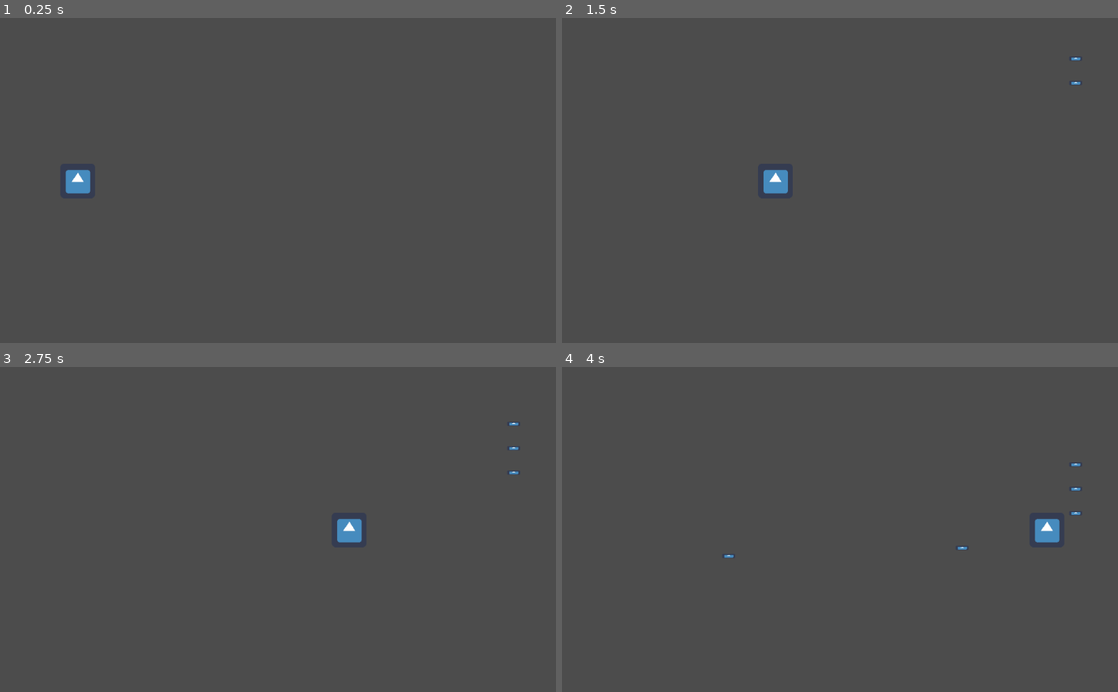
Above: before the commit, frames 1-4 (two rows, left to right).
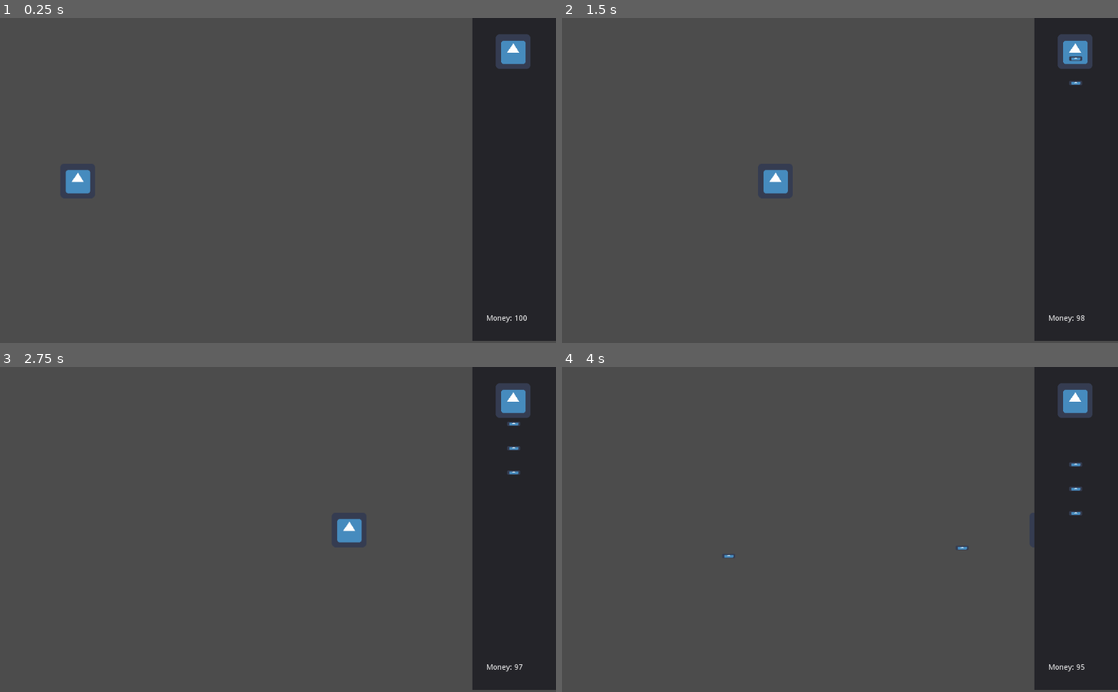
Above: after the commit, the same moments.

Repository: Struckdown/oohgamejam2020
Game: Godot game, scene res://Scenes/World.tscn
Two runs of this game, one before a commit and one after it. Both use one fixed random seed, a clock stepped at 60 frames per second and the inputs below. The engine's default icon, where the game draws it, is replaced by a stand-in: a white triangle on a blue panel in a dark square.
Inputs (mouse positions are in pixels of both pictures, inside the frame that each line leads up to):
- Up to frame 1 (0.25 s): no input
- Up to frame 2 (1.5 s): click (1073, 50) at 0.52 s; click (1073, 50) at 1.27 s
- Up to frame 3 (2.75 s): click (511, 399) at 2.02 s
- Up to frame 4 (4 s): move the mouse to (962, 513) at 2.77 s; click (962, 513) at 2.92 s; move the mouse to (728, 545) at 3.52 s; click (728, 545) at 3.67 s

The runs differ from the first frame. In frame 1, 15% of the frame differs, in the area x 85-100%, y 0-100%; in frame 2, 15%; in frame 3, 14%; in frame 4, 14%.

Commit message:
Added preliminary UI

Diff:
--- /dev/null
+++ b/src/Scenes/StoreUI.tscn
@@ -0,0 +1,52 @@
+[gd_scene load_steps=4 format=2]
+
+[ext_resource path="res://icon.png" type="Texture" id=1]
+[ext_resource path="res://Scripts/StoreUI.gd" type="Script" id=2]
+
+[sub_resource type="ImageTexture" id=1]
+
+[node name="StoreUI" type="Control"]
+anchor_right = 1.0
+anchor_bottom = 1.0
+script = ExtResource( 2 )
+__meta__ = {
+"_edit_use_anchors_": false
+}
+
+[node name="Panel" type="Panel" parent="."]
+anchor_left = 0.85
+anchor_right = 1.0
+anchor_bottom = 0.993
+margin_left = -0.400024
+margin_right = 2.0
+margin_bottom = 0.199951
+__meta__ = {
+"_edit_use_anchors_": false
+}
+
+[node name="TextureButton" type="TextureButton" parent="Panel"]
+anchor_left = 0.277
+anchor_top = 0.05
+anchor_right = 0.694
+anchor_bottom = 0.158
+margin_left = 0.00131607
+margin_top = 0.116899
+margin_right = -0.0506821
+margin_bottom = -0.251106
+texture_normal = ExtResource( 1 )
+texture_pressed = SubResource( 1 )
+
+[node name="Currency" type="RichTextLabel" parent="."]
+anchor_left = 0.875
+anchor_top = 0.913
+anchor_right = 0.965
+anchor_bottom = 0.95
+margin_left = 0.0464478
+margin_top = 0.292969
+margin_right = -0.113525
+margin_bottom = 0.0930176
+text = "Money: 50"
+scroll_active = false
+__meta__ = {
+"_edit_use_anchors_": false
+}
--- a/src/Scenes/World.tscn
+++ b/src/Scenes/World.tscn
@@ -1,9 +1,10 @@
-[gd_scene load_steps=3 format=2]
+[gd_scene load_steps=4 format=2]
 
 [ext_resource path="res://Scenes/Fish.tscn" type="PackedScene" id=1]
 [ext_resource path="res://Scenes/MouseManager.tscn" type="PackedScene" id=2]
+[ext_resource path="res://Scenes/StoreUI.tscn" type="PackedScene" id=3]
 
-[node name="World" type="Node2D"]
+[node name="World" type="Node"]
 
 [node name="Fish" parent="." instance=ExtResource( 1 )]
 position = Vector2( 93.0782, 300.714 )
@@ -12,3 +13,9 @@
 visible = false
 
 [node name="Viewport" type="Viewport" parent="."]
+
+[node name="StoreUI" parent="." instance=ExtResource( 3 )]
+anchor_right = 0.458
+anchor_bottom = 0.325
+margin_right = 555.008
+margin_bottom = 405.0
--- a/src/Scripts/MouseManager.gd
+++ b/src/Scripts/MouseManager.gd
@@ -21,6 +21,7 @@
 					spawnPellet(event.position)
 			_:
 				print("Invalid mouse state")
+		updateUI()
 
    #elif event is InputEventMouseMotion:
 	#   print("Mouse Motion at: ", event.position)
@@ -38,3 +39,7 @@
 	var pellet = scene.instance()
 	get_parent().add_child(pellet)
 	pellet.position = location
+
+
+func updateUI():
+	get_parent().find_node("StoreUI").updateUI()
--- /dev/null
+++ b/src/Scripts/StoreUI.gd
@@ -0,0 +1,19 @@
+extends Control
+
+
+# Declare member variables here. Examples:
+# var a = 2
+# var b = "text"
+
+
+# Called when the node enters the scene tree for the first time.
+func _ready():
+	updateUI()
+
+
+# Called every frame. 'delta' is the elapsed time since the previous frame.
+#func _process(delta):
+#	pass
+
+func updateUI():
+	$Currency.text = "Money: " + str(GameManager.currency)
